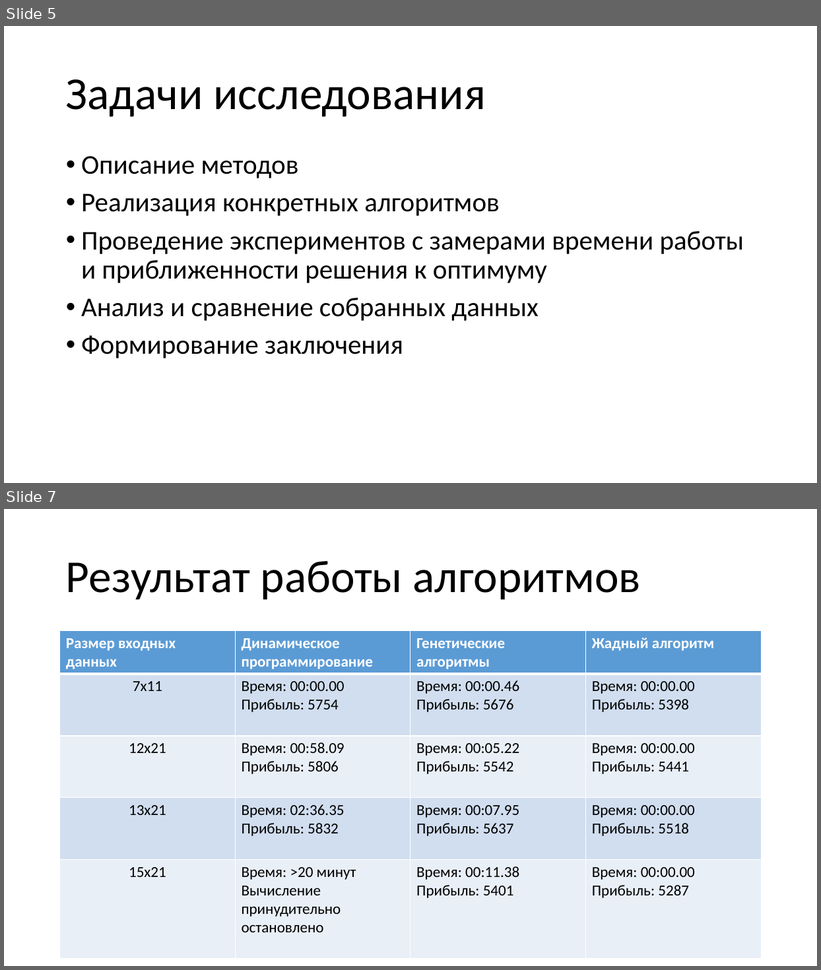
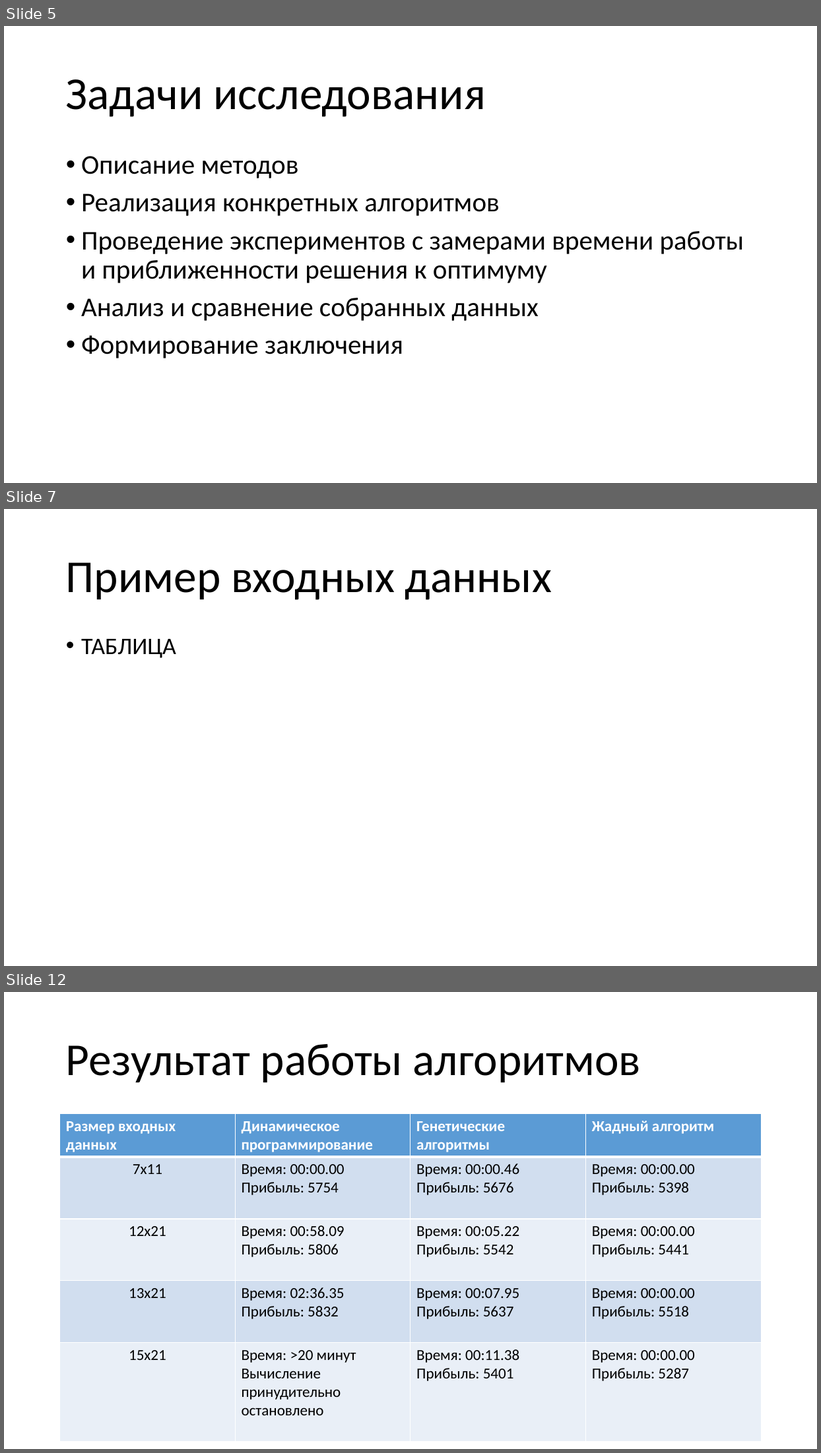
Before and after one commit to Danilews/Backpack, a slide deck: Backpack_plus_remaster/Дипломная работа.pptx. Shown one above the other, each under a label of ours: slides 5 and 7 before the commit, slides 5, 7 and 12 after it; the slides between them are not shown. The pictures are 821x970 and 821x1453 pixels, drawn with LibreOffice and Linux fonts; fonts in the diff are those of the drawing. Boxes give left, top, right and bottom in pixels: in the first picture for what was removed or moved away, otherwise in the second. Text is boxed around its words. In the diff, an @@ line names an element or a change of style, - is before the commit and + after.

```diff
--- a/Backpack_plus_remaster/Дипломная работа.pptx
+++ b/Backpack_plus_remaster/Дипломная работа.pptx
@@ slide 7 added at box(4, 509, 817, 966), background #FFFFFF @@
@@ title added at box(66, 562, 552, 600), 54 pt, text #000000 @@
+Пример входных данных
@@ text added at box(81, 639, 176, 658), 28 pt, text #000000 @@
+• ТАБЛИЦА
@@ what was slide 7 is now slide 12 @@
```
Also in this commit, not shown: 1 slide changed, 6 other slides added, 1 slide removed, 6 other files.
